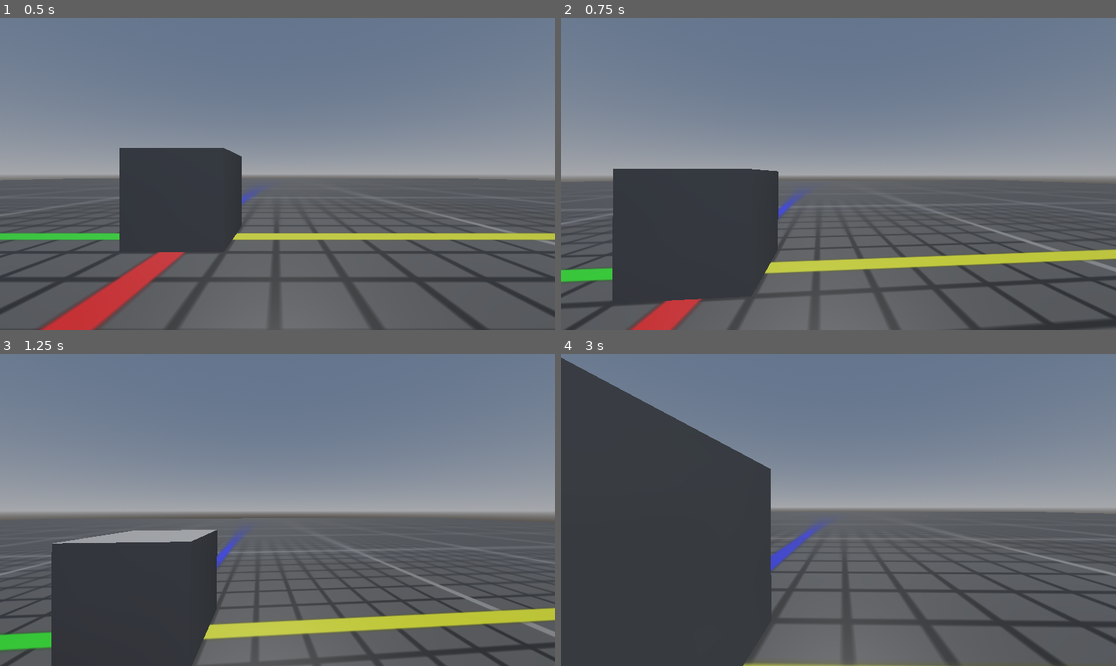
Above: before the commit, frames 1-4 (two rows, left to right).
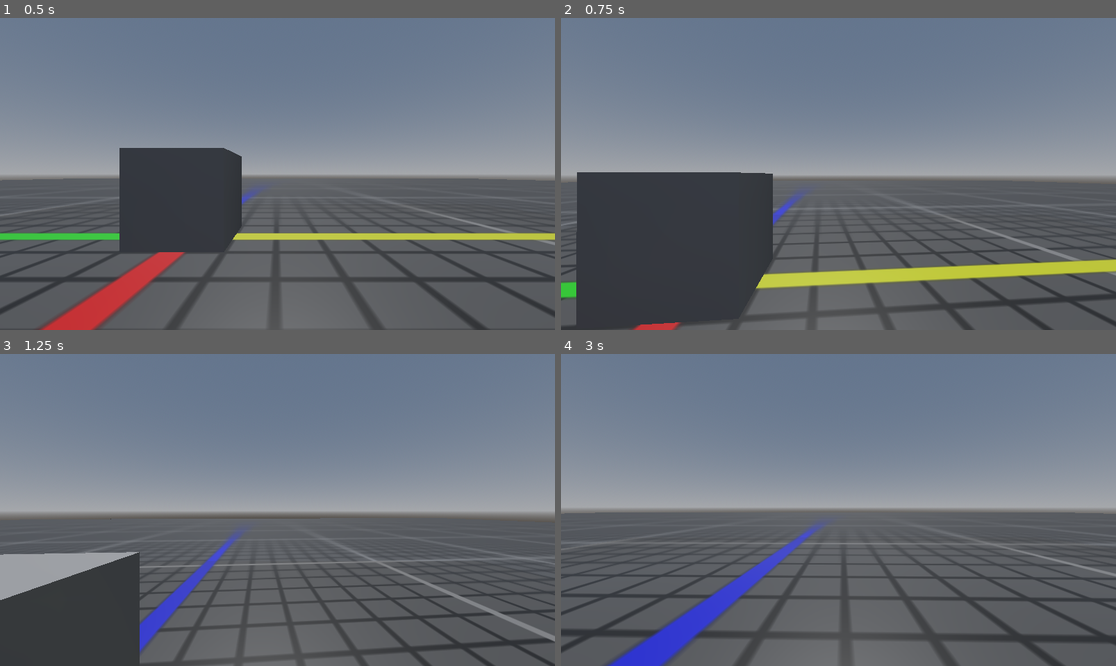
Above: after the commit, the same moments.

Repository: olinic/godot-fps-template
Game: Godot game, scene res://main.tscn
The game is run twice, just before and just after one commit, with the same random seed, the same clock (stepped at 60 frames per second) and the same inputs.
Inputs (mouse positions are in pixels of both pictures, inside the frame that each line leads up to):
- Up to frame 1 (0.5 s): no input
- Up to frame 2 (0.75 s): tap Enter at 0.5 s; move the mouse to (866, 174) at 0.52 s; hold Up (move_forward) from 0.53 s (still down); tap Space (jump) at 0.6 s
- Up to frame 3 (1.25 s): keep holding Up (move_forward); tap Space (jump) at 0.77, 1.07 s
- Up to frame 4 (3 s): keep holding Up (move_forward); move the mouse to (810, 510) at 1.27 s; tap Shift (keyboard_sprint) at 1.35, 2.85 s; tap Space (jump) at 1.52, 1.55, 1.82, 2.1 s; move the mouse to (849, 503) at 2.02 s; move the mouse to (832, 516) at 2.77 s

Frame 1 is identical in both runs. In frame 2, 15% of the frame differs, in the area x 0-100%, y 48-100%; in frame 3, 18%; in frame 4, 31%, in the area x 0-100%, y 1-100%.

Commit message:
Fixed Jump to keep momentum

Diff:
--- a/Player/JumpState.gd
+++ b/Player/JumpState.gd
@@ -7,30 +7,22 @@
 
 var aerial_dir: Vector3 = Vector3.ZERO
 
-func _init(player: Player) -> void:
+func _init(player: Player, aerial_dir: Vector3) -> void:
 	self.player = player
+	player.velocity.y = JUMP_VELOCITY
+	self.aerial_dir = aerial_dir
 	print("Entered Jump State.")
 
 func process(delta):
 	handle_jump()
 
 func handle_jump():
-	var input_dir = Input.get_vector("move_left", "move_right", "move_forward", "move_backward")
-		#handle_sprint(input_dir)
-	var direction: Vector3
+	var direction = aerial_dir
+	var speed = player.get_speed()
+
+	player.velocity.x = direction.x * speed
+	player.velocity.z = direction.z * speed
+	player.move_and_slide()
+
 	if player.is_on_floor():
-		direction = (player.transform.basis * Vector3(input_dir.x, 0, input_dir.y)).normalized()
-	else:
-		direction = aerial_dir
-	var speed = player.get_speed()
-	if direction:
-
-		player.velocity.x = direction.x * speed
-		player.velocity.z = direction.z * speed
-	else:
-		player.velocity.x = move_toward(player.velocity.x, 0, speed)
-		player.velocity.z = move_toward(player.velocity.z, 0, speed)
-	player.move_and_slide()
-	player.velocity.y = JUMP_VELOCITY
-	aerial_dir = direction
-	player.change_state(Walk.new(player))
+		player.change_state(Walk.new(player))
--- a/Player/SprintState.gd
+++ b/Player/SprintState.gd
@@ -16,16 +16,14 @@
 func process(delta):
 	player.set_speed(SPRINT_SPEED, delta)
 	var input_dir = Input.get_vector("move_left", "move_right", "move_forward", "move_backward")
+
 	if (Input.is_action_just_released("keyboard_sprint")
 			or !player.is_moving_forward(input_dir)):
 		player.change_state(Walk.new(player))
 
-	var direction: Vector3
-	if player.is_on_floor():
-		direction = (player.transform.basis * Vector3(input_dir.x, 0, input_dir.y)).normalized()
-	else:
-		direction = aerial_dir
+	var direction = (player.transform.basis * Vector3(input_dir.x, 0, input_dir.y)).normalized()
 	var speed = player.get_speed()
+
 	if direction:
 
 		player.velocity.x = direction.x * speed
@@ -33,10 +31,10 @@
 	else:
 		player.velocity.x = move_toward(player.velocity.x, 0, speed)
 		player.velocity.z = move_toward(player.velocity.z, 0, speed)
+
 	player.move_and_slide()
 	handle_jump(direction)
 
 func handle_jump(direction):
 	if Input.is_action_just_pressed("jump") and player.is_on_floor():
-		player.velocity.y = JUMP_VELOCITY
-		aerial_dir = direction
+		player.change_state(Jump.new(player, direction))
--- a/Player/WalkState.gd
+++ b/Player/WalkState.gd
@@ -23,20 +23,18 @@
 	var input_dir = Input.get_vector("move_left", "move_right", "move_forward", "move_backward")
 	handle_sprint(input_dir)
 	var direction: Vector3
-	if player.is_on_floor():
-		direction = (player.transform.basis * Vector3(input_dir.x, 0, input_dir.y)).normalized()
-	else:
-		direction = aerial_dir
+	direction = (player.transform.basis * Vector3(input_dir.x, 0, input_dir.y)).normalized()
 	var speed = player.get_speed()
+
 	if direction:
-
 		player.velocity.x = direction.x * speed
 		player.velocity.z = direction.z * speed
 	else:
 		player.velocity.x = move_toward(player.velocity.x, 0, speed)
 		player.velocity.z = move_toward(player.velocity.z, 0, speed)
+
 	player.move_and_slide()
-	handle_jump()
+	handle_jump(direction)
 
 func handle_sprint(input_direction: Vector2):
 	if ((Input.is_action_just_pressed("keyboard_sprint") or Input.is_action_just_pressed("controller_sprint"))
@@ -48,6 +46,6 @@
 func get_speed(delta):
 	return SPEED * delta
 
-func handle_jump():
+func handle_jump(direction: Vector3):
 	if Input.is_action_just_pressed("jump") and player.is_on_floor():
-		player.change_state(Jump.new(player))
+		player.change_state(Jump.new(player, direction))
Not shown, removed: mai47BA.tmp
